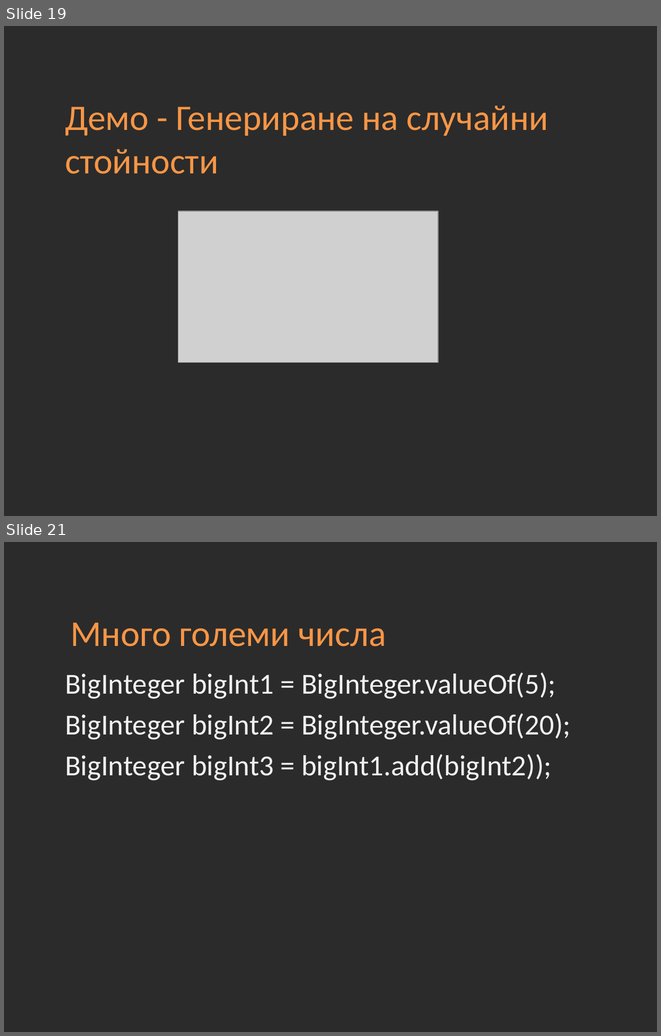
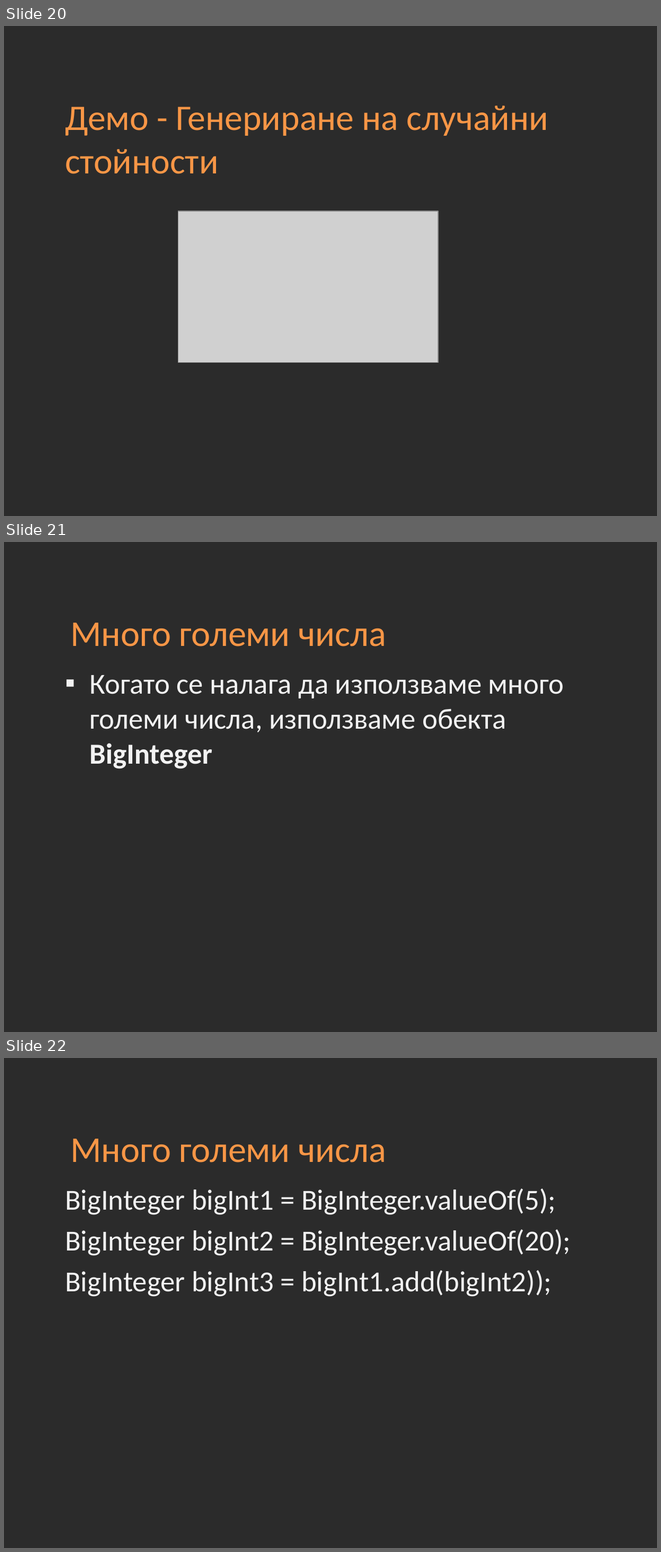
Before and after one commit to Academy-Soft-Intellect/Java-Course, a slide deck: 08-Methods-and-Recursion.pptx. Shown one above the other, each under a label of ours: slides 19 and 21 before the commit, slides 20, 21 and 22 after it; the slides between them are not shown. The pictures are 661x1036 and 661x1552 pixels, drawn with LibreOffice and Linux fonts; fonts in the diff are those of the drawing; grey boxes stand for pictures; background and template pictures are left out; a plain dark background stands for a picture behind light text. Boxes give left, top, right and bottom in pixels: in the first picture for what was removed or moved away, otherwise in the second. Text is boxed around its words. In the diff, an @@ line names an element or a change of style, - is before the commit and + after.

```diff
--- a/08-Methods-and-Recursion.pptx
+++ b/08-Methods-and-Recursion.pptx
@@ slide 21 added at [4,542,657,1032], background picture (left out) @@
@@ title added at [70,623,386,646], 40 pt, text #F79646 @@
+Много големи числа
@@ text added at [89,675,564,769], 32 pt, text #F2F2F2 @@
+▪ Когато се налага да използваме много големи числа, използваме обекта BigInteger
@@ what was slide 19 is now slide 20 @@
@@ what was slide 21 is now slide 22 @@
```
Also in this commit, not shown: 5 slides changed, 5 other files.
